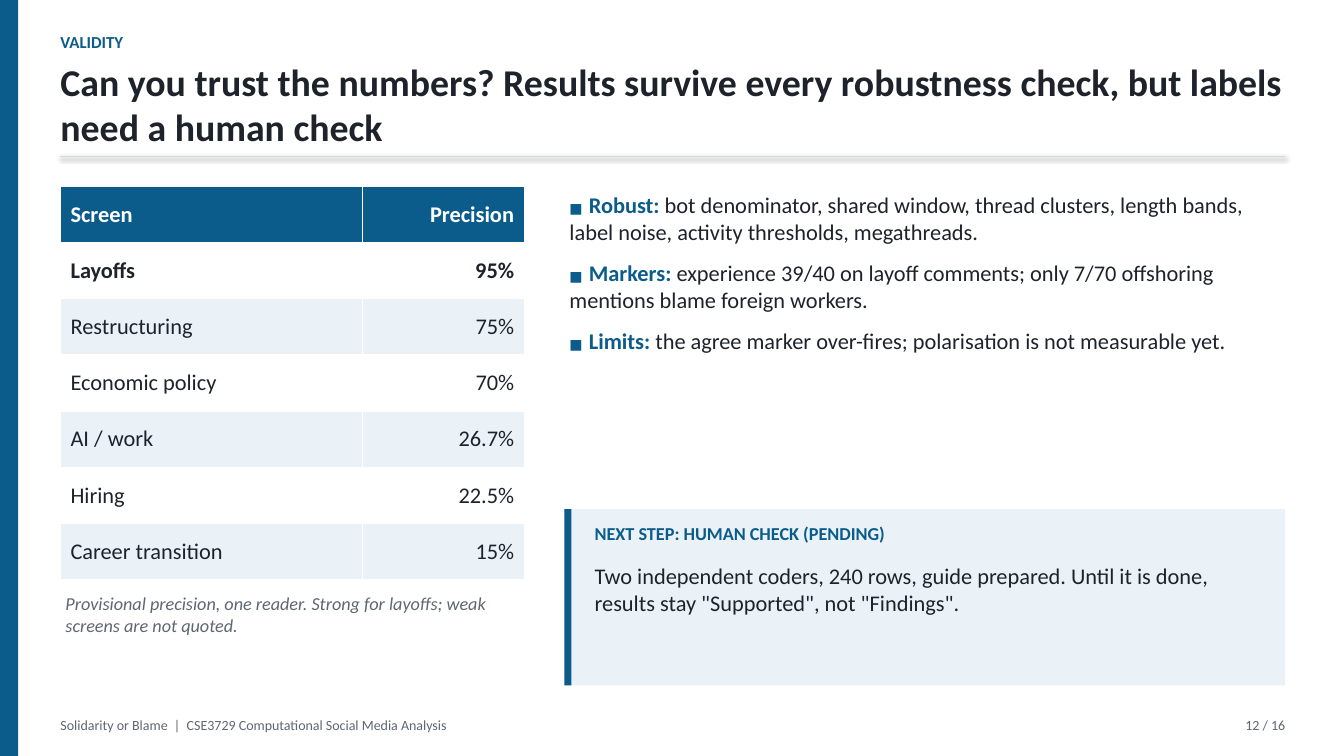
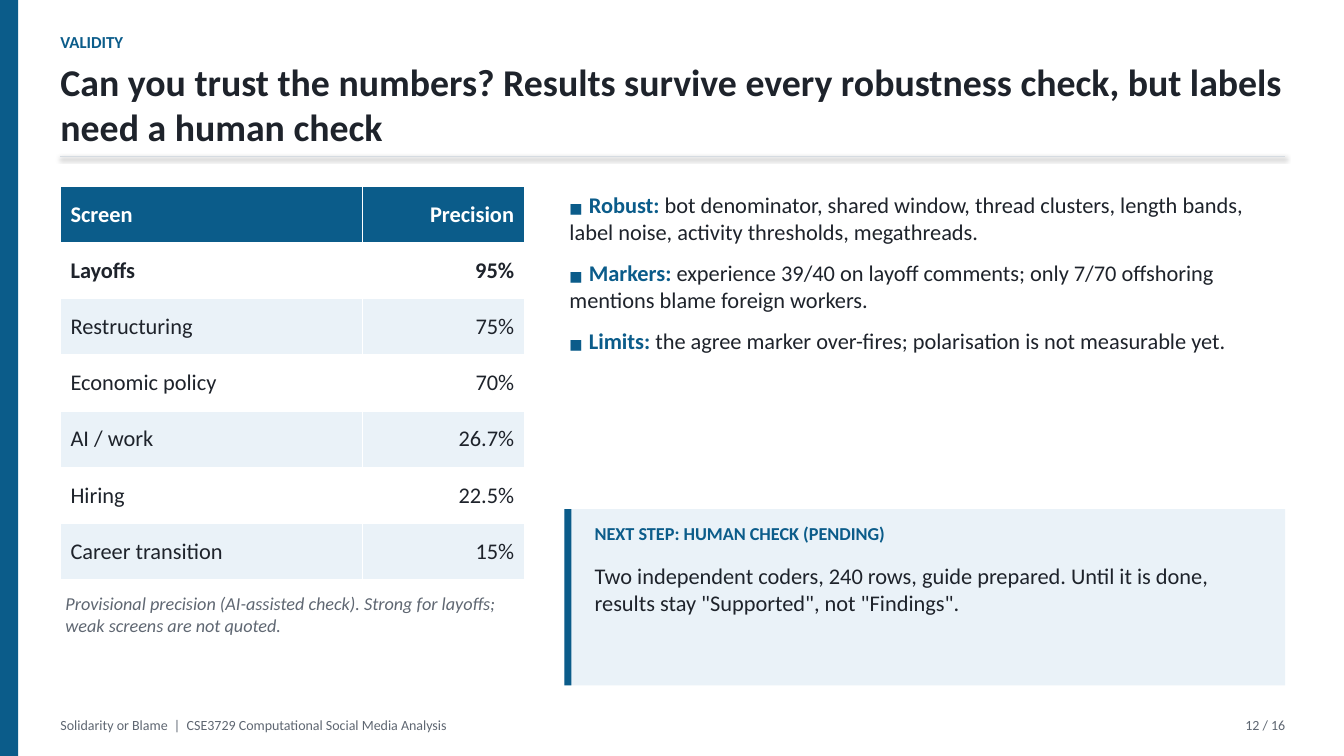
Before and after one commit to vaibhavjain1702/csma-tech-layoffs-pipeline, a slide deck: slide 12 of project/deliverables/final/CSMA_Final_Presentation_Solidarity_or_Blame.pptx. Drawn at 1344x756 pixels with LibreOffice and Linux fonts; fonts in the diff are those of the drawing. Boxes give left, top, right and bottom in pixels: in the first picture for what was removed or moved away, otherwise in the second. Text is boxed around its words. In the diff, an @@ line names an element or a change of style, - is before the commit and + after.

```diff
--- a/project/deliverables/final/CSMA_Final_Presentation_Solidarity_or_Blame.pptx
+++ b/project/deliverables/final/CSMA_Final_Presentation_Solidarity_or_Blame.pptx
@@ text at (65,597,495,635): text changed @@
-Provisional precision, one reader. Strong for layoffs; weak screens are not quoted.
+Provisional precision (AI-assisted check). Strong for layoffs; weak screens are not quoted.
```
Also in this commit, not shown: 2 other slides changed, 15 other files.
